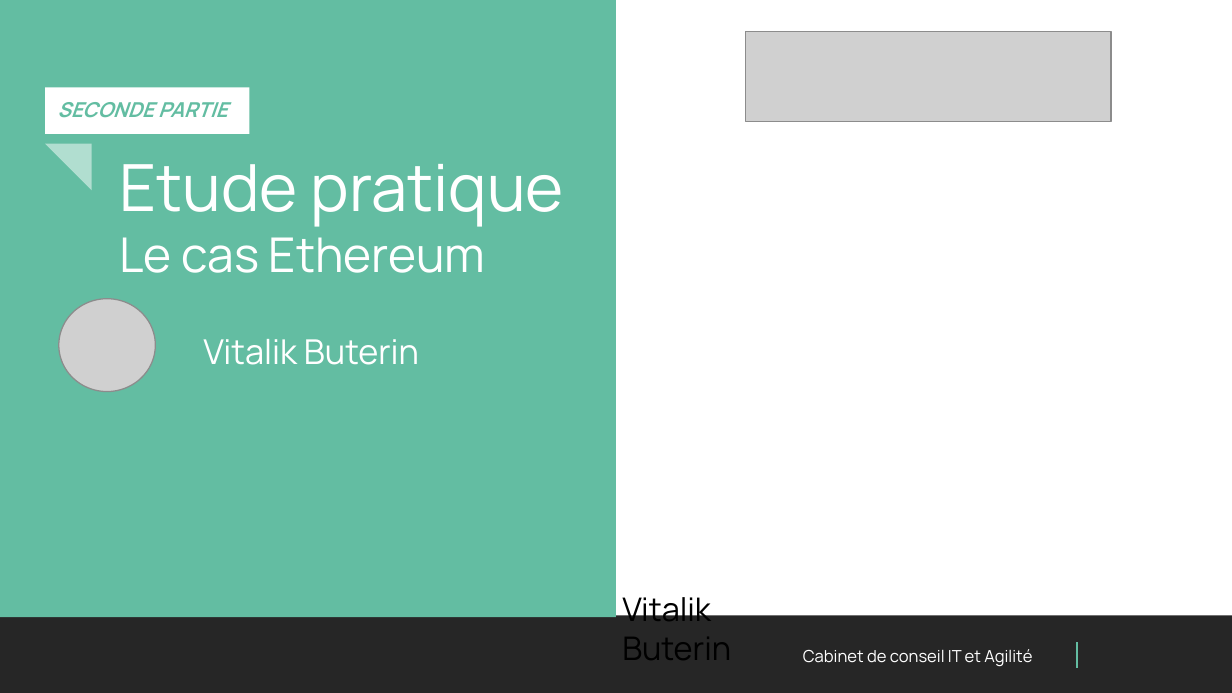
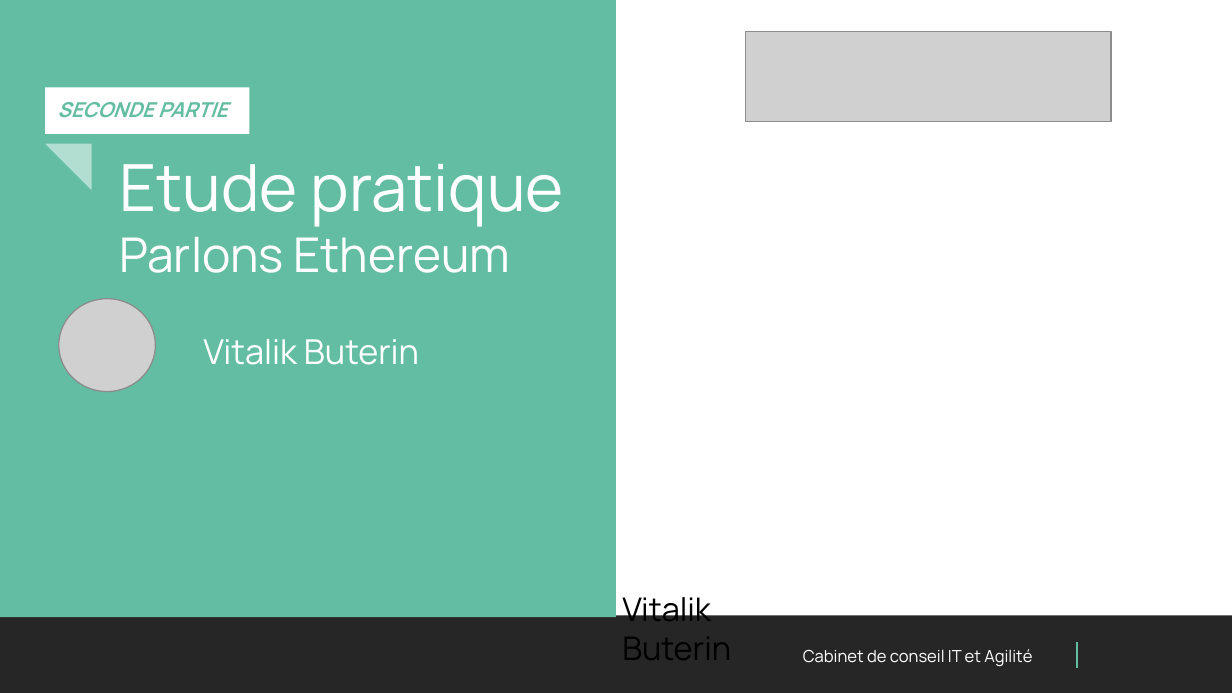
Before and after one commit to PaulFasola/Techlabs, a slide deck: slide 13 of Blockchain101+SmartContracts/Presentation/Techlab Blockchain.pptx (slide 11 before the commit). Drawn at 1232x693 pixels with LibreOffice and Linux fonts; fonts in the diff are those of the drawing; grey boxes stand for pictures; background and template pictures are left out. Boxes give left, top, right and bottom in pixels: in the first picture for what was removed or moved away, otherwise in the second. Text is boxed around its words. In the diff, an @@ line names an element or a change of style, - is before the commit and + after.

```diff
--- a/Blockchain101+SmartContracts/Presentation/Techlab Blockchain.pptx
+++ b/Blockchain101+SmartContracts/Presentation/Techlab Blockchain.pptx
@@ title at <box>119,164,564,273</box>: text changed; size 38 to 28 pt @@
-Etude pratique
-Le cas Ethereum
+Etude pratique
+Parlons Ethereum
```
Also in this commit, not shown: 5 other slides changed, 2 slides added, 3 other files.
